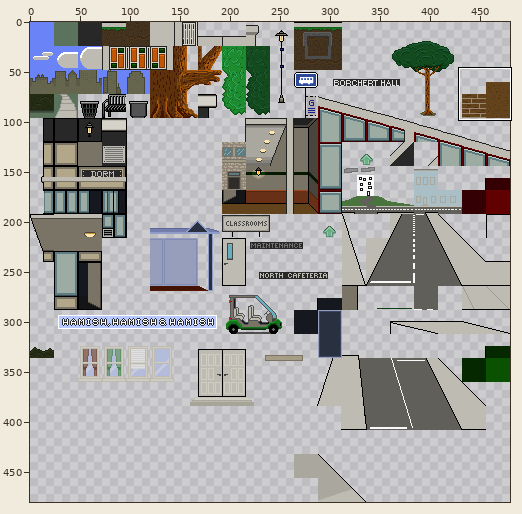
Sprite sheet -- src/images/tilesets/city.png. Above, an overview of the earlier version with the close-up marked.
Close-up. Before the edit:
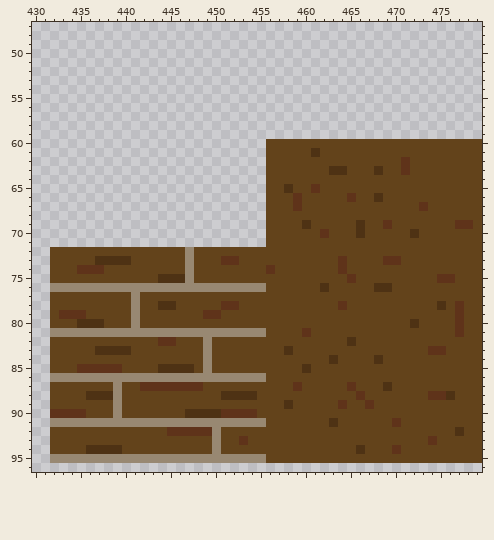
The file is 480x480 pixels. Pixels under 10% opacity are left out. Colours within 5 levels of each other are drawn and written as one. Shown: x 430..479, y 47..96. The commit also changed other parts of the picture, which this record leaves out.
After the commit:
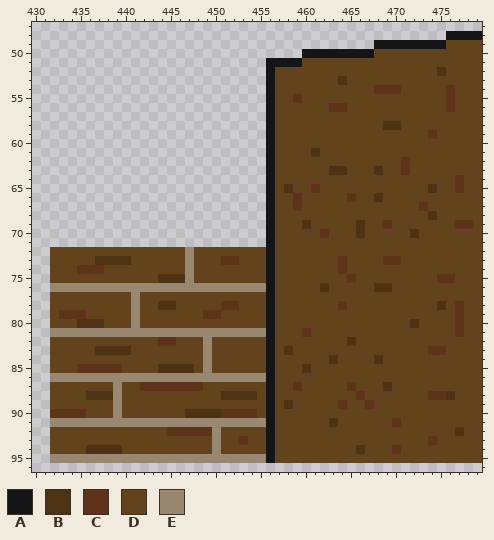
Palette (. is transparent): A #131517  B #4e3214  C #5f331a  D #63431b  E #988872
The exact change:
@@ x 454..479 @@
 47 ..........................
-48 ..........................
-49 ..........................
-50 ..........................
-51 ..........................
-52 ..........................
-53 ..........................
-54 ..........................
-55 ..........................
-56 ..........................
-57 ..........................
-58 ..........................
-59 ..........................
-60 ..DDDDDDDDDDDDDDDDDDDDDDDD
-61 ..DDDDDBDDDDDDDDDDDDDDDDDD
-62 ..DDDDDDDDDDDDDDDCDDDDDDDD
-63 ..DDDDDDDBBDDDBDDCDDDDDDDD
-64 ..DDDDDDDDDDDDDDDDDDDDDDDD
-65 ..DDBDDCDDDDDDDDDDDDDDDDDD
-66 ..DDDCDDDDDCDDBDDDDDDDDDDD
-67 ..DDDCDDDDDDDDDDDDDCDDDDDD
-68 ..DDDDDDDDDDDDDDDDDDDDDDDD
-69 ..DDDDBDDDDDBDDCDDDDDDDCCD
-70 ..DDDDDDCDDDBDDDDDBDDDDDDD
-71 ..DDDDDDDDDDDDDDDDDDDDDDDD
-72 DDDDDDDDDDDDDDDDDDDDDDDDDD
-73 DDDDDDDDDDCDDDDCCDDDDDDDDD
-74 DDCDDDDDDDCDDDDDDDDDDDDDDD
-75 DDDDDDDDDDDCDDDDDDDDDCCDDD
-76 EEDDDDDDBDDDDDBBDDDDDDDDDD
-77 DDDDDDDDDDDDDDDDDDDDDDDDDD
-78 DDDDDDDDDDCDDDDDDDDDDBDCDD
-79 DDDDDDDDDDDDDDDDDDDDDDDCDD
-80 DDDDDDDDDDDDDDDDDDBDDDDCDD
-81 EEDDDDCDDDDDDDDDDDDDDDDCDD
-82 DDDDDDDDDDDBDDDDDDDDDDDDDD
-83 DDDDBDDDDDDDDDDDDDDDCCDDDD
-84 DDDDDDDDDBDDDDBDDDDDDDDDDD
-85 DDDDDDBDDDDDDDDDDDDDDDDDDD
-86 EEDDDDDDDDDDDDDDDDDDDDDDDD
-87 DDDDDCDDDDDCDDDBDDDDDDDDDD
-88 BDDDDDDDDDDDCDDDDDDDCCBDDD
-89 DDDDBDDDDDCDDCDDDDDDDDDDDD
-90 CDDDDDDDDDDDDDDDDDDDDDDDDD
-91 EEDDDDDDDBDDDDDDCDDDDDDDDD
-92 DDDDDDDDDDDDDDDDDDDDDDDBDD
-93 DDDDDDDDDDDDDDDDDDDDCDDDDD
-94 DDDDDDDDDDDDBDDDCDDDDDDDDD
-95 EEDDDDDDDDDDDDDDDDDDDDDDDD
+48 ......................AAAA
+49 ..............AAAAAAAADDDD
+50 ......AAAAAAAADDDDDDDDDDDD
+51 ..AAAADDDDDDDDDDDDDDDDDDDD
+52 ..ADDDDDDDDDDDDDDDDDDBDDDD
+53 ..ADDDDDDDBDDDDDDDDDDDDDDD
+54 ..ADDDDDDDDDDDCCCDDDDDCDDD
+55 ..ADDCDDDDDDDDDDDDDDDDCDDD
+56 ..ADDDDDDCCDDDDDDDDDDDCDDD
+57 ..ADDDDDDDDDDDDDDDDDDDDDDD
+58 ..ADDDDDDDDDDDDBBDDDDDDDDD
+59 ..ADDDDDDDDDDDDDDDDDCDDDDD
+60 ..ADDDDDDDDDDDDDDDDDDDDDDD
+61 ..ADDDDBDDDDDDDDDDDDDDDDDD
+62 ..ADDDDDDDDDDDDDDCDDDDDDDD
+63 ..ADDDDDDBBDDDBDDCDDDDDDDD
+64 ..ADDDDDDDDDDDDDDDDDDDDCDD
+65 ..ADBDDCDDDDDDDDDDDDBDDCDD
+66 ..ADDCDDDDDCDDBDDDDDDDDDDD
+67 ..ADDCDDDDDDDDDDDDDCDDDDDD
+68 ..ADDDDDDDDDDDDDDDDDBDDDDD
+69 ..ADDDBDDDDDBDDCDDDDDDDCCD
+70 ..ADDDDDCDDDBDDDDDBDDDDDDD
+71 ..ADDDDDDDDDDDDDDDDDDDDDDD
+72 DDADDDDDDDDDDDDDDDDDDDDDDD
+73 DDADDDDDDDCDDDDCCDDDDDDDDD
+74 DDADDDDDDDCDDDDDDDDDDDDDDD
+75 DDADDDDDDDDCDDDDDDDDDCCDDD
+76 EEADDDDDBDDDDDBBDDDDDDDDDD
+77 DDADDDDDDDDDDDDDDDDDDDDDDD
+78 DDADDDDDDDCDDDDDDDDDDBDCDD
+79 DDADDDDDDDDDDDDDDDDDDDDCDD
+80 DDADDDDDDDDDDDDDDDBDDDDCDD
+81 EEADDDCDDDDDDDDDDDDDDDDCDD
+82 DDADDDDDDDDBDDDDDDDDDDDDDD
+83 DDADBDDDDDDDDDDDDDDDCCDDDD
+84 DDADDDDDDBDDDDBDDDDDDDDDDD
+85 DDADDDBDDDDDDDDDDDDDDDDDDD
+86 EEADDDDDDDDDDDDDDDDDDDDDDD
+87 DDADDCDDDDDCDDDBDDDDDDDDDD
+88 BDADDDDDDDDDCDDDDDDDCCBDDD
+89 DDADBDDDDDCDDCDDDDDDDDDDDD
+90 CDADDDDDDDDDDDDDDDDDDDDDDD
+91 EEADDDDDDBDDDDDDCDDDDDDDDD
+92 DDADDDDDDDDDDDDDDDDDDDDBDD
+93 DDADDDDDDDDDDDDDDDDDCDDDDD
+94 DDADDDDDDDDDBDDDCDDDDDDDDD
+95 EEADDDDDDDDDDDDDDDDDDDDDDD
 96 ..........................
Pixel boxes of the changes (left, top, right, bottom) in both close-ups:
changed: (266, 31, 482, 463)
